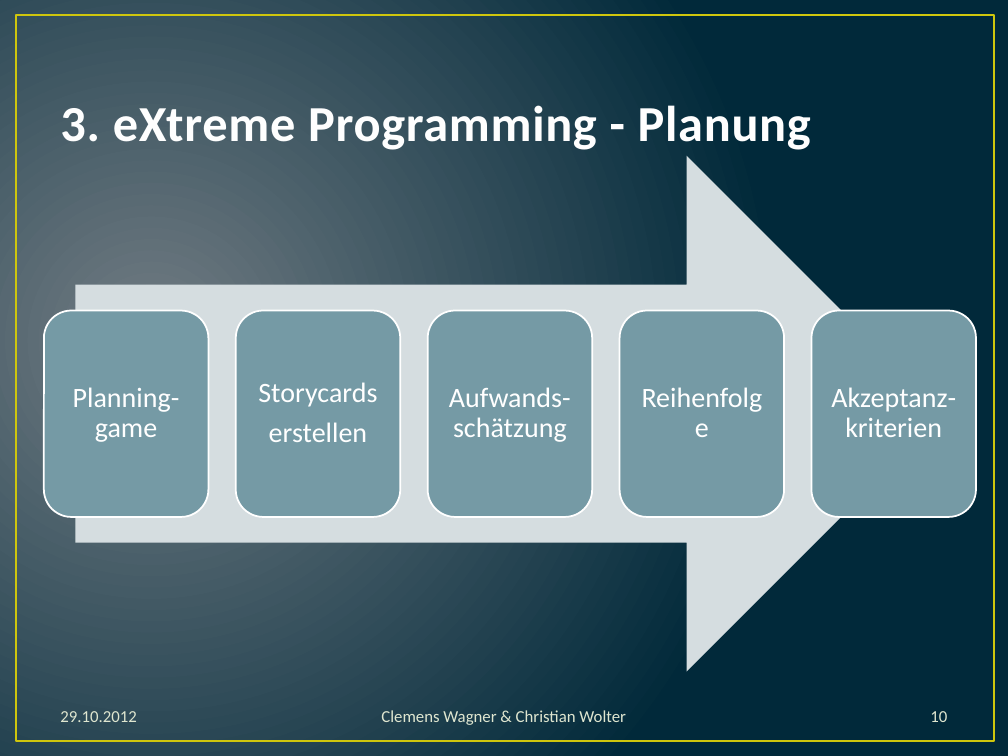
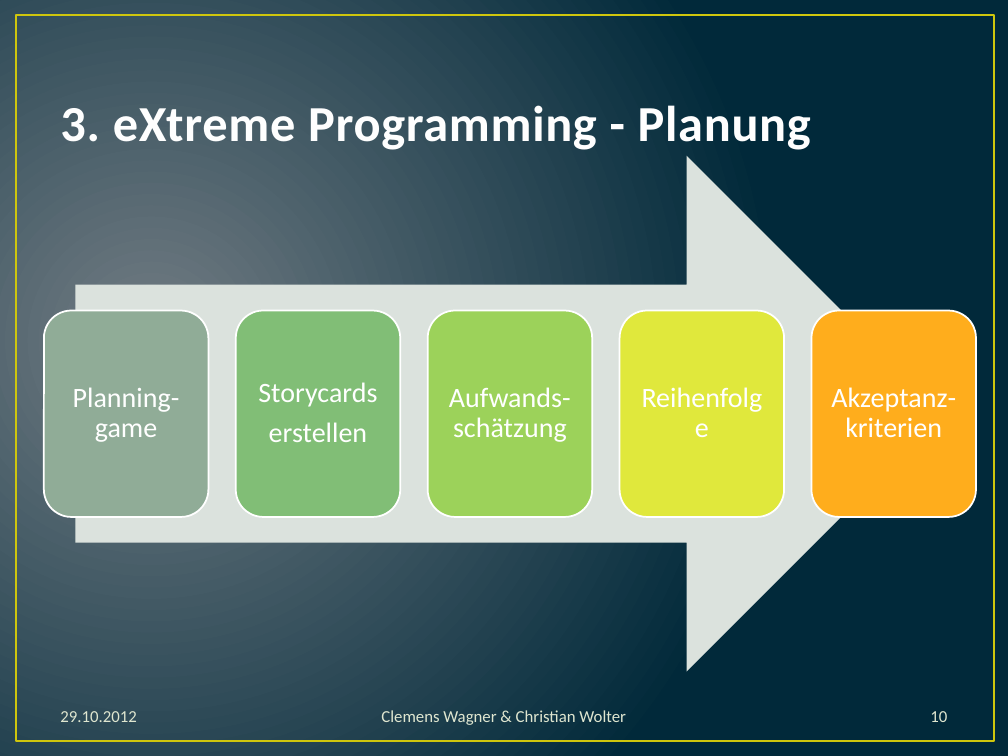
Before and after one commit to dev693/ants, a slide deck: slide 10 of Ants/src/doku/präsentation.pptx. Drawn at 1008x756 pixels with LibreOffice and Linux fonts; fonts in the diff are those of the drawing. Boxes give left, top, right and bottom in pixels: in the first picture for what was removed or moved away, otherwise in the second. Text is boxed around its words. In the diff, an @@ line names an element or a change of style, - is before the commit and + after.

```diff
--- a/Ants/src/doku/präsentation.pptx
+++ b/Ants/src/doku/präsentation.pptx
@@ right arrow at (76,156,944,672): fill #D6DEE1 to #DBE3DD @@
@@ rounded rectangle at (44,310,209,517): fill #759AA5 to #90AC97 @@
@@ rounded rectangle at (236,310,400,517): fill #759AA5 to #81BE76 @@
@@ rounded rectangle at (427,310,592,517): fill #759AA5 to #9CD25A @@
@@ rounded rectangle at (620,310,784,517): fill #759AA5 to #E0E83C @@
@@ rounded rectangle at (811,310,976,517): fill #759AA5 to #FFAD1C @@
```
Also in this commit, not shown: 1 slide added, 5 other files.
